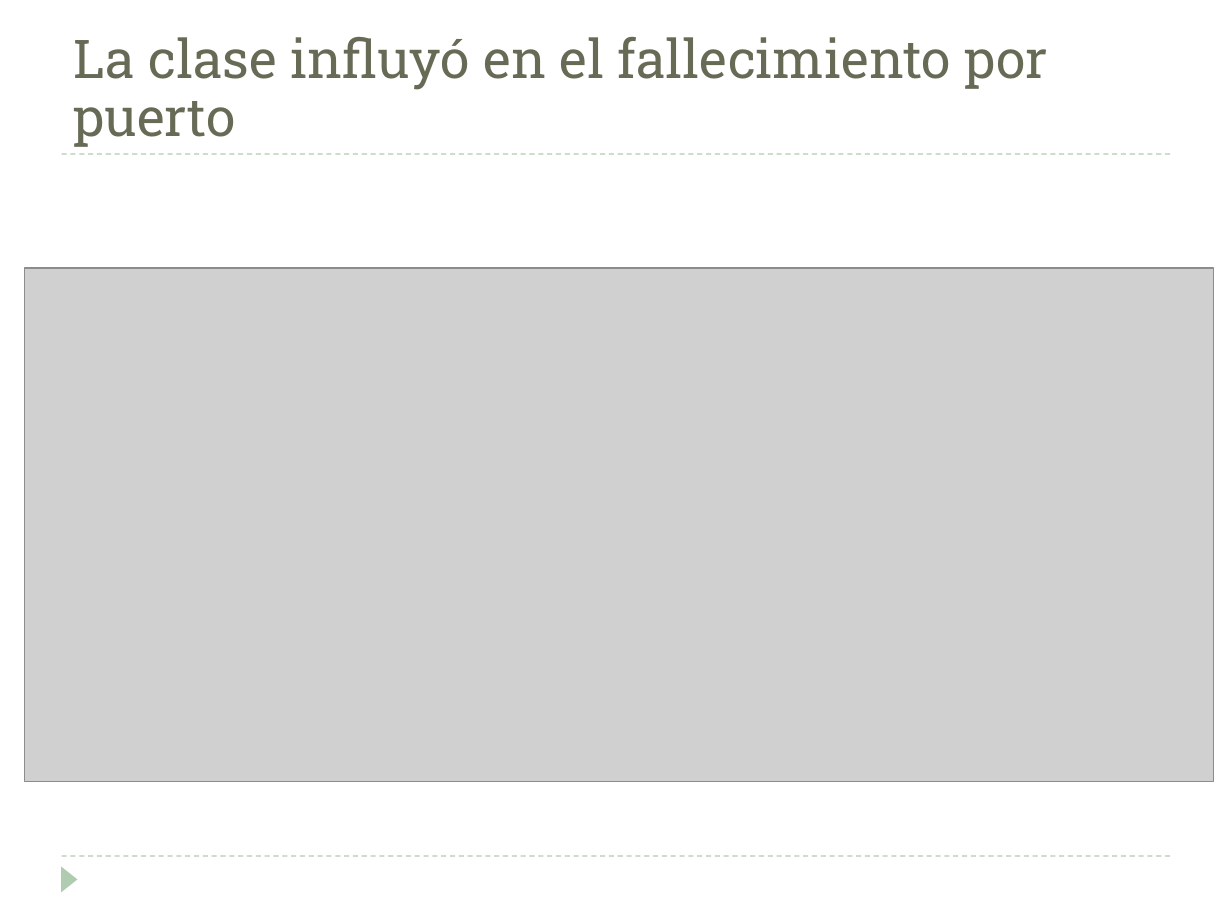
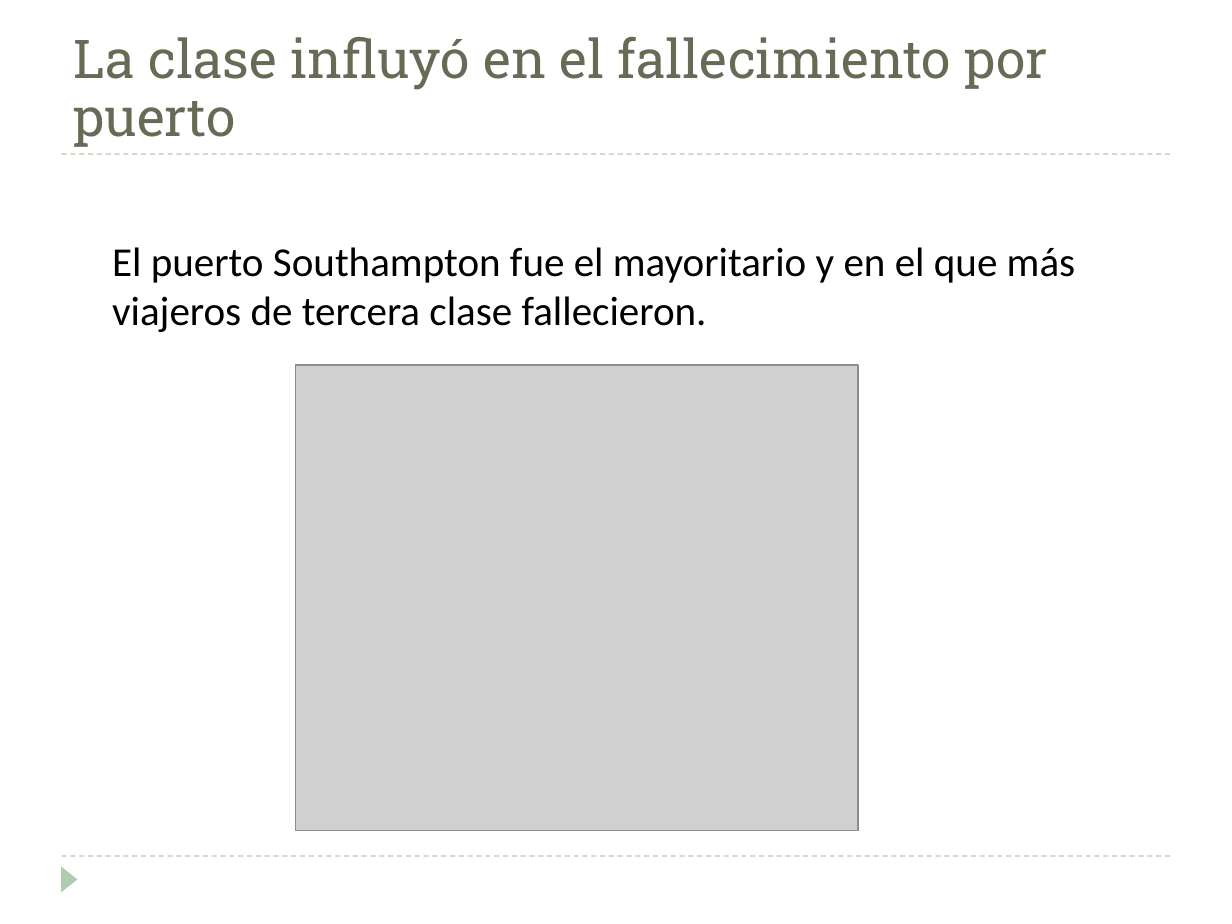
Before and after one commit to MariaRepository/ONLINE_DS_THEBRIDGE_MariaFernandez, a slide deck: slide 7 of 03_Analisis_de_Datos/Sprint_08/TITANIC.pptx. Drawn at 1232x924 pixels with LibreOffice and Linux fonts; fonts in the diff are those of the drawing; grey boxes stand for pictures. Boxes give left, top, right and bottom in pixels: in the first picture for what was removed or moved away, otherwise in the second. Text is boxed around its words. In the diff, an @@ line names an element or a change of style, - is before the commit and + after.

```diff
--- a/03_Analisis_de_Datos/Sprint_08/TITANIC.pptx
+++ b/03_Analisis_de_Datos/Sprint_08/TITANIC.pptx
@@ picture removed at [25, 269, 1215, 782] @@
@@ text added at [112, 247, 1076, 332], 24 pt, text #000000 @@
+El puerto Southampton fue el mayoritario y en el que más viajeros de tercera clase fallecieron.
@@ picture added at [296, 365, 857, 830] @@
```
Also in this commit, not shown: 1 other slide changed, 1 slide removed, 6 other files.
